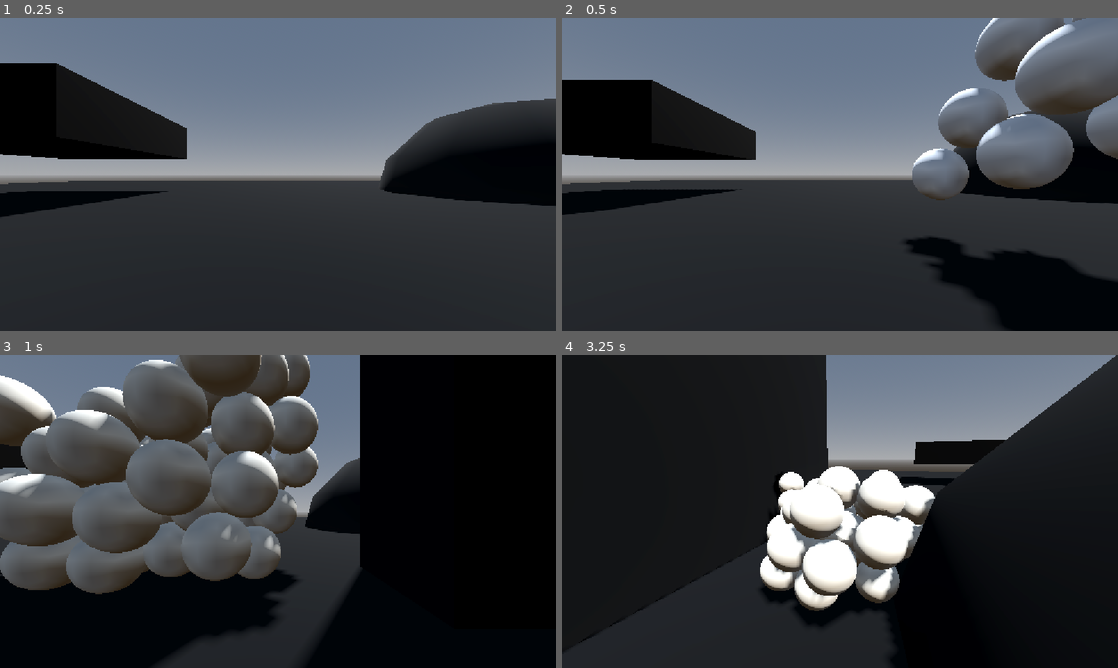
Above: before the commit, frames 1-4 (two rows, left to right).
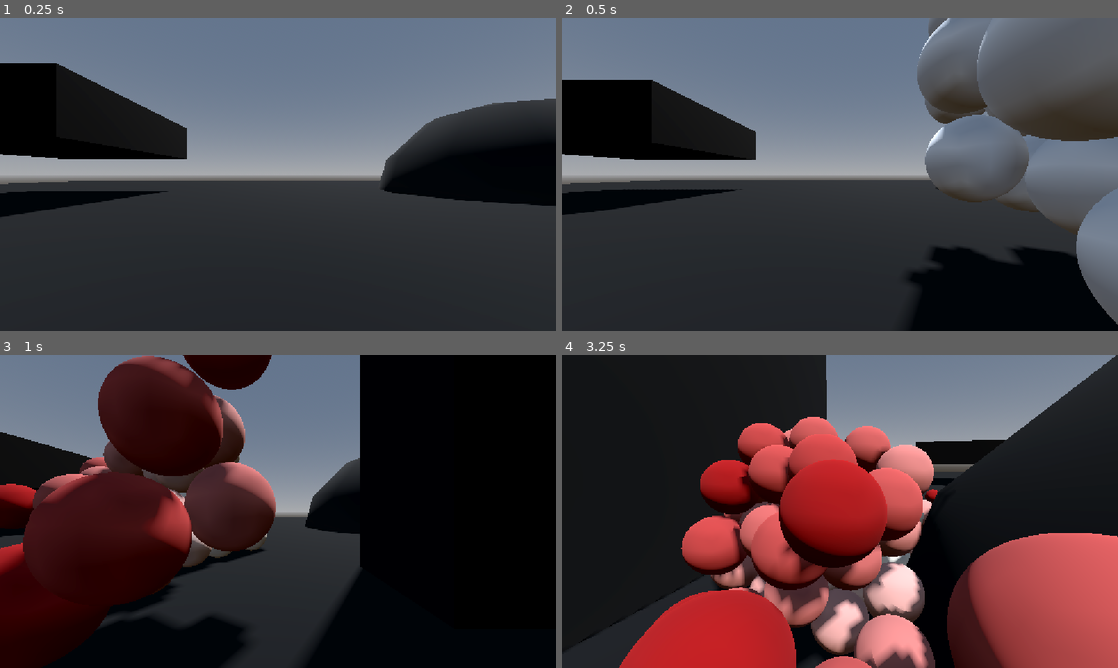
Above: after the commit, the same moments.

Repository: bigdcdog/Speek
Game: Godot game, scene res://scenes/main.tscn
Same seed, same stepped clock (60 frames per second), same inputs: the game is played once before the commit and once after it.
Inputs (mouse positions are in pixels of both pictures, inside the frame that each line leads up to):
- Up to frame 1 (0.25 s): no input
- Up to frame 2 (0.5 s): no input
- Up to frame 3 (1 s): move the mouse to (400, 495) at 0.52 s; hold D (right) from 0.53 s (still down); hold Right mouse button (drag) from 0.53 s (still down)
- Up to frame 4 (3.25 s): move the mouse to (728, 527) at 1.27 s; release D (right) at 1.28 s; release Right mouse button (drag) at 1.28 s; hold S (backward) 1.28-2.03 s; tap Mouse wheel up (zoom_in) at 1.35 s; move the mouse to (895, 442) at 2.02 s; hold D (right) 2.03-2.78 s; tap Mouse wheel down (zoom_out) at 2.1 s; move the mouse to (812, 574) at 2.77 s; hold W (forward) from 2.78 s (still down); right-click (812, 574) at 2.85 s

Frame 1 is identical in both runs. In frame 2, 18% of the frame differs, in the area x 61-100%, y 0-100%; in frame 3, 43%; in frame 4, 43%, in the area x 10-100%, y 19-100%.

Commit message:
small tweaks

Diff:
--- a/scenes/chunk.tscn
+++ b/scenes/chunk.tscn
@@ -16,7 +16,11 @@
 contact_monitor = true
 max_contacts_reported = 8
 script = ExtResource("1_jas4a")
-integrity_gain = 100
+strength = 50.0
+integrity_gain = 5
+carry_scale = 6.0
+slack = 0.0
+adhesion_strength = 100.0
 
 [node name="collision" type="CollisionShape3D" parent="." unique_id=334336060]
 shape = SubResource("SphereShape3D_g4v7s")
--- a/scenes/chunk_manager.tscn
+++ b/scenes/chunk_manager.tscn
@@ -9,7 +9,6 @@
 [node name="chunk_manager" type="Node3D" unique_id=1375283603]
 script = ExtResource("1_0oixa")
 near_colour = Color(0.94509804, 0.92156863, 0.8666667, 1)
-far_colour = Color(0.94509804, 0.92156863, 0.8666667, 1)
 
 [node name="target" type="CharacterBody3D" parent="." unique_id=790738553]
 collision_layer = 2
--- a/scripts/chunk.gd
+++ b/scripts/chunk.gd
@@ -18,7 +18,7 @@
 @export var slide := 0.8
 @export var slack := 1.1
 
-@export_range(0.0, 1.0) var link_stiffness := 0.6
+@export_range(0.0, 1.0) var link_stiffness := 0.1
 @export_range(0.0, 1.0) var link_damping := 0.8
 @export var max_pull := 300.0
 @export var recall_distance := 8.0
--- a/scripts/chunk_manager.gd
+++ b/scripts/chunk_manager.gd
@@ -32,14 +32,8 @@
 	chunk.name = "chunk %s" % chunk_name
 	add_child(chunk)
 	var side: int = int(ceil(pow(float(chunk_count), 1.0 / 3.0)))
-	var grid_position: Vector3 = Vector3(
-		chunk_name % side,
-		(chunk_name / side) % side,
-		chunk_name / (side * side)
-	)
-	var offset: Vector3 = (
-		grid_position - Vector3.ONE * float(side - 1) * 0.5
-	) * chunk.radius * spawn_spacing_multiplier
+	var grid_position: Vector3 = Vector3(chunk_name % side,fposmod(chunk_name / float(side), float(side)),chunk_name / float(side * side))
+	var offset: Vector3 = (grid_position - Vector3.ONE * float(side - 1) * 0.5) * chunk.radius * spawn_spacing_multiplier
 	chunk.position = spawn_at + offset
 	chunks.append(chunk)
 
@@ -54,9 +48,7 @@
 			if not is_instance_valid(link):
 				chunk.unlink_from(link)
 				continue
-			var distance: float = chunk.global_position.distance_to(
-				link.global_position
-			)
+			var distance: float = chunk.global_position.distance_to(link.global_position)
 			if distance > break_distance:
 				chunk.unlink_from(link)
 	var degrees: Dictionary = {}
@@ -69,19 +61,12 @@
 			var b = chunks[j]
 			if a.links.has(b):
 				continue
-			var distance: float = a.global_position.distance_to(
-				b.global_position
-			)
+			var distance: float = a.global_position.distance_to(b.global_position)
 			if distance <= create_distance:
-				candidates.append({
-					"a": a,
-					"b": b,
-					"distance": distance
-				})
+				candidates.append({"a": a,"b": b,"distance": distance})
 	candidates.sort_custom(
 		func(a: Dictionary, b: Dictionary) -> bool:
-			return a["distance"] < b["distance"]
-	)
+			return a["distance"] < b["distance"])
 	for candidate in candidates:
 		var a = candidate["a"]
 		var b = candidate["b"]
@@ -105,14 +90,8 @@
 		for chunk in chunks:
 			var strongest := 0
 			for link in chunk.links:
-				strongest = maxi(
-					strongest,
-					int(values.get(link, 0))
-				)
-			next_values[chunk] = maxi(
-				chunk.wall_integrity,
-				strongest - chunk.integrity_loss
-			)
+				strongest = maxi(strongest,int(values.get(link, 0)))
+			next_values[chunk] = maxi(chunk.wall_integrity,strongest - chunk.integrity_loss)
 		values = next_values
 	for chunk in chunks:
 		chunk.integrity = int(values.get(chunk, 0))
@@ -127,33 +106,22 @@
 func assign_targets() -> void:
 	chunks.sort_custom(
 		func(a, b) -> bool:
-			var distance_a: float = a.global_position.distance_squared_to(
-				target.global_position
-			)
-			var distance_b: float = b.global_position.distance_squared_to(
-				target.global_position
-			)
+			var distance_a: float = a.global_position.distance_squared_to(target.global_position)
+			var distance_b: float = b.global_position.distance_squared_to(target.global_position)
 			if is_equal_approx(distance_a, distance_b):
 				return a.get_instance_id() < b.get_instance_id()
-			return distance_a < distance_b
-	)
+			return distance_a < distance_b)
 	var near_end: int = mini(chunks_near, chunks.size())
 	var mid_end: int = mini(chunks_near + chunks_mid, chunks.size())
 	for chunk_num in range(chunks.size()):
 		var chunk = chunks[chunk_num]
 		chunk.rank = chunk_num
 		if chunk_num >= mid_end:
-			var target_index: int = int(
-				float(chunk_num) / float(chunk_mid_size)
-			)
+			var target_index: int = int(float(chunk_num) / float(chunk_mid_size))
 			target_index = clampi(target_index, 0, chunk_num - 1)
 			var destination = chunks[target_index]
-			chunk.target_direction = chunk.global_position.direction_to(
-				destination.global_position
-			)
-			chunk.target_distance = chunk.global_position.distance_to(
-				destination.global_position
-			)
+			chunk.target_direction = chunk.global_position.direction_to(destination.global_position)
+			chunk.target_distance = chunk.global_position.distance_to(destination.global_position)
 			chunk.colour = far_colour
 			chunk.group = chunk.Group.FAR
 		elif chunk_num >= near_end:
@@ -161,55 +129,28 @@
 			target_index = clampi(target_index, 0, chunk_num - 1)
 			var destination = chunks[target_index]
 			chunk.target_direction = chunk.global_position.direction_to(destination.global_position)
-
-			chunk.target_distance = chunk.global_position.distance_to(
-				destination.global_position
-			)
-
-			chunk.colour = near_colour.lerp(
-				far_colour,
-				clampf(
-					float(chunk_num) / maxf(float(chunks.size() - 1), 1.0),
-					0.0,
-					1.0
-				)
-			)
-
+			chunk.target_distance = chunk.global_position.distance_to(destination.global_position)
+			chunk.colour = near_colour.lerp(far_colour,clampf(float(chunk_num) / maxf(float(chunks.size() - 1), 1.0),0.0,1.0))
 			chunk.group = chunk.Group.MID
-
 		else:
-			chunk.target_direction = chunk.global_position.direction_to(
-				target.global_position
-			)
-
-			chunk.target_distance = chunk.global_position.distance_to(
-				target.global_position
-			)
-
+			chunk.target_direction = chunk.global_position.direction_to(target.global_position)
+			chunk.target_distance = chunk.global_position.distance_to(target.global_position)
 			chunk.colour = near_colour
 			chunk.group = chunk.Group.NEAR
-
 		chunk.pick_base()
-
 
 func _ready() -> void:
 	if chunks_near + chunks_mid + chunks_far != chunk_count:
-		push_error(
-			"NEAR, MID and FAR counts must add up to chunk_count."
-		)
+		push_error("NEAR, MID and FAR counts must add up to chunk_count.")
 		return
-
 	if chunk_mid_size <= 0:
 		push_error("chunk_mid_size must be greater than zero.")
 		return
-
 	for i in range(chunk_count):
 		spawn_chunk(spawn_position, i)
-
 	update_mesh()
 	assign_targets()
 	update_integrity()
-
 
 func _physics_process(delta: float) -> void:
 	topology_timer += delta
